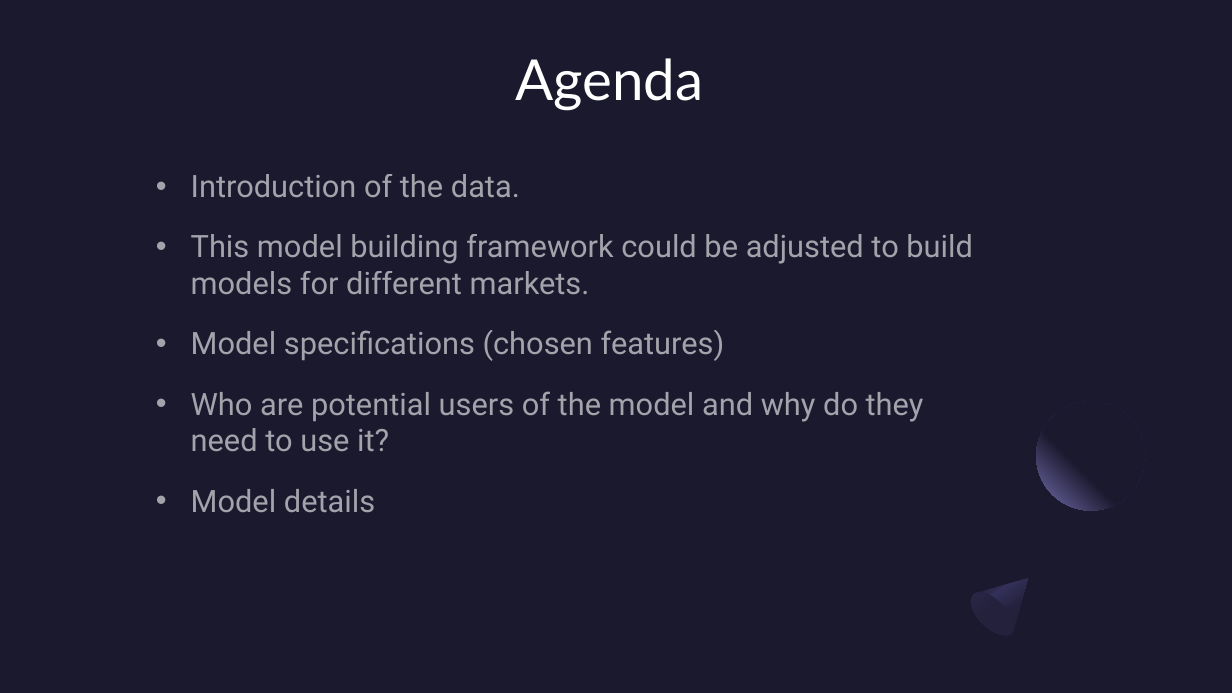
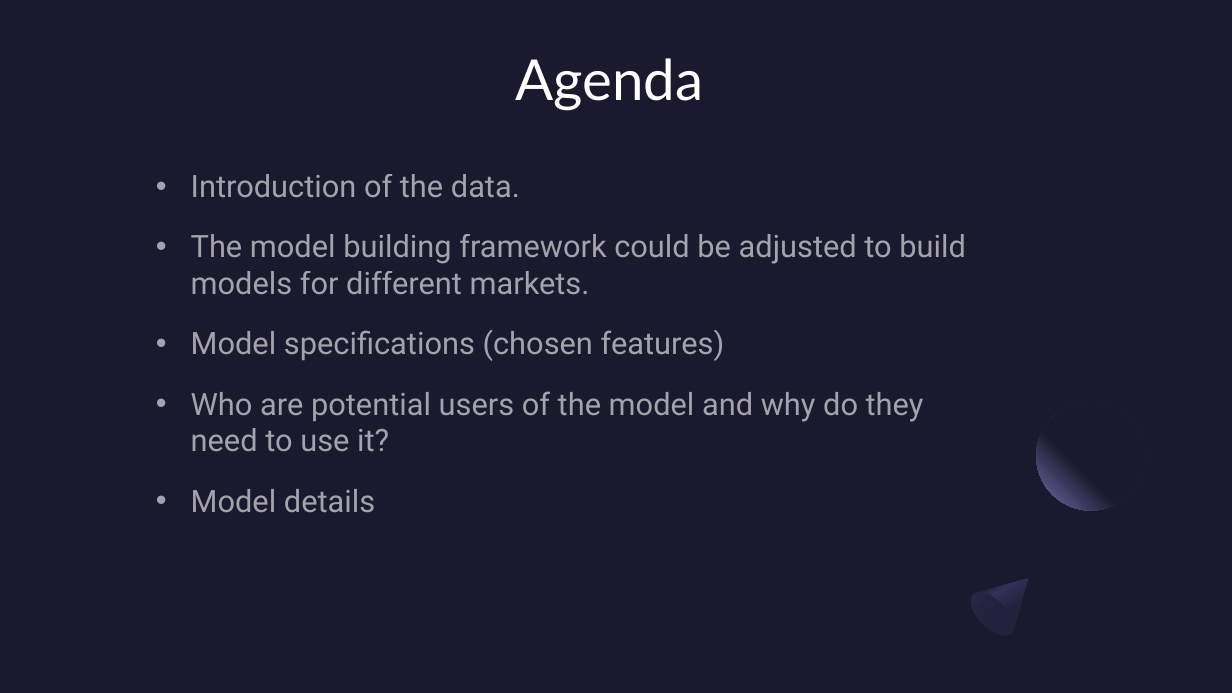
Before and after one commit to Gaukhar-ai/for_my_Thinkful_work, a slide deck: slide 2 of capstone/NY_real_estate/NYC property price prediction.pptx. Drawn at 1232x693 pixels with LibreOffice and Linux fonts; fonts in the diff are those of the drawing. Boxes give left, top, right and bottom in pixels: in the first picture for what was removed or moved away, otherwise in the second. Text is boxed around its words. In the diff, an @@ line names an element or a change of style, - is before the commit and + after.

```diff
--- a/capstone/NY_real_estate/NYC property price prediction.pptx
+++ b/capstone/NY_real_estate/NYC property price prediction.pptx
@@ subtitle at (x1=191, y1=234, x2=966, y2=294): text changed @@
-• This model building framework could be adjusted to build models for different markets.
+• The model building framework could be adjusted to build models for different markets.
```
Also in this commit, not shown: 4 other slides changed, 1 other file.
